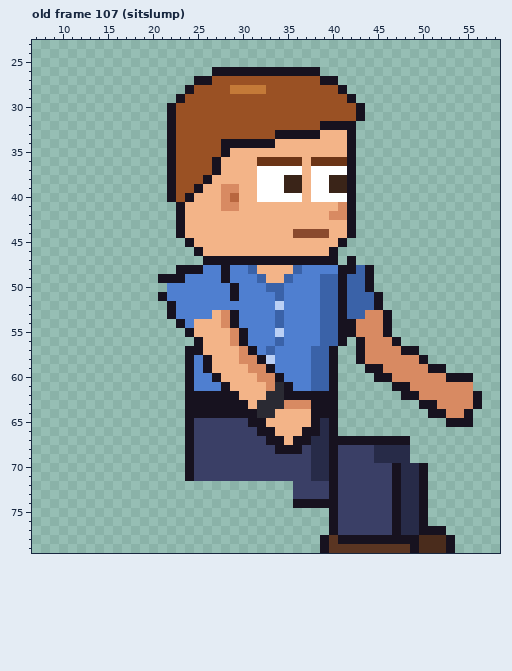
Two states of a pixel-art file, sprites/custom/custom_intern_receding_right_anim.aseprite. Above is the file before it was changed.
64x80 pixels, 129 frames. Colours within 5 levels of each other are drawn and written as one. Shown: old frame 107 (sitslump): x 7..58, y 23..79. The commit also changed other frames, which this record leaves out.
After the commit:
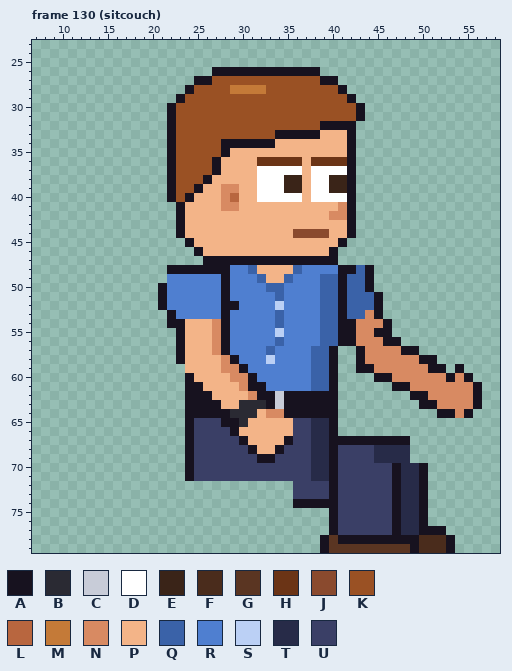
Palette (. is transparent): A #17121f  B #2a2a33  C #c8ccd8  D #ffffff  E #3a2418  F #4a2c1c  G #5a3522  H #6b3416  J #8a4a2e  K #9a5124  L #b8663f  M #c47a38  N #d88a62  P #f3b488  Q #3a62a8  R #4f7fd0  S #bbd0f5  T #272b48  U #3a3f66
A new or re-ordered frame is compared with the old frame closest to it.
What changed:
{"change": "frames 129 -> 135"}
{"where": "frame 130 (sitcouch) is new; against old frame 107 (sitslump), layers \"Watch\", \"Near Arm\", \"Back Arm\""}
{"frame":130,"y":47,"x":42,"old":"A","new":"."}
{"frame":130,"y":48,"x":22,"old":".","new":"A"}
{"frame":130,"y":48,"x":26,"old":"RR","new":"AA"}
{"frame":130,"y":49,"x":21,"old":"AAA","new":".RR"}
{"frame":130,"y":50,"x":21,"old":".","new":"A"}
{"frame":130,"y":50,"x":28,"old":"RA","new":"AR"}
{"frame":130,"y":51,"x":28,"old":"RA","new":"AR"}
{"frame":130,"y":52,"x":21,"old":".A","new":"AR"}
{"frame":130,"y":52,"x":28,"old":"RR","new":"AA"}
{"frame":130,"y":53,"x":27,"old":"PNA","new":"RAR"}
{"frame":130,"y":53,"x":45,"old":"NA","new":"A."}
{"frame":130,"y":54,"x":22,"old":".","new":"A"}
{"frame":130,"y":54,"x":24,"old":"R","new":"P"}
{"frame":130,"y":54,"x":27,"old":"PNA","new":"NAR"}
{"frame":130,"y":55,"x":23,"old":".A","new":"AP"}
{"frame":130,"y":55,"x":27,"old":"PPNA","new":"NARR"}
{"frame":130,"y":55,"x":45,"old":"N","new":"A"}
{"frame":130,"y":56,"x":23,"old":"..A","new":"APP"}
{"frame":130,"y":56,"x":27,"old":"PPNA","new":"NARR"}
{"frame":130,"y":56,"x":42,"old":".A","new":"AN"}
{"frame":130,"y":56,"x":46,"old":"N","new":"A"}
{"frame":130,"y":57,"x":23,"old":".AA","new":"APP"}
{"frame":130,"y":57,"x":27,"old":"PPPNA","new":"NARRR"}
{"frame":130,"y":58,"x":23,"old":".ARA","new":"APPP"}
{"frame":130,"y":58,"x":28,"old":"PPNNA","new":"NARRR"}
{"frame":130,"y":58,"x":51,"old":".","new":"A"}
{"frame":130,"y":59,"x":24,"old":"ARA","new":"PPP"}
{"frame":130,"y":59,"x":28,"old":"PPPNNA","new":"NNARRR"}
{"frame":130,"y":59,"x":43,"old":".","new":"A"}
{"frame":130,"y":59,"x":45,"old":"A","new":"N"}
{"frame":130,"y":59,"x":54,"old":".","new":"A"}
{"frame":130,"y":60,"x":25,"old":"RRA","new":"PPP"}
{"frame":130,"y":60,"x":29,"old":"PPPNNA","new":"NNARRR"}
{"frame":130,"y":60,"x":54,"old":"A","new":"N"}
{"frame":130,"y":61,"x":25,"old":"RRRA","new":"APPP"}
{"frame":130,"y":61,"x":30,"old":"PPPNBA","new":"NAARRR"}
{"frame":130,"y":61,"x":56,"old":".","new":"A"}
{"frame":130,"y":62,"x":27,"old":"AAA","new":"PPP"}
{"frame":130,"y":62,"x":31,"old":"PPBB","new":"NAAC"}
{"frame":130,"y":62,"x":48,"old":"A","new":"."}
{"frame":130,"y":62,"x":50,"old":"N","new":"A"}
{"frame":130,"y":63,"x":28,"old":"AAAP","new":"PPBB"}
{"frame":130,"y":63,"x":33,"old":"BBNNN","new":"ACAAA"}
{"frame":130,"y":64,"x":29,"old":"AAABBPPPP","new":"BBBPNNAAA"}
{"frame":130,"y":64,"x":51,"old":"A","new":"."}
{"frame":130,"y":64,"x":53,"old":"N","new":"A"}
{"frame":130,"y":65,"x":28,"old":"UUUAA","new":"AABPP"}
{"frame":130,"y":65,"x":36,"old":"PPA","new":"UUT"}
{"frame":130,"y":65,"x":53,"old":"AAA","new":"..."}
{"frame":130,"y":66,"x":29,"old":"UUUAA","new":"APPPP"}
{"frame":130,"y":66,"x":36,"old":"PAA","new":"UUT"}
{"frame":130,"y":67,"x":30,"old":"UUUAAPAA","new":"APPPPAUU"}
{"frame":130,"y":68,"x":31,"old":"UUU","new":"APP"}
{"frame":130,"y":68,"x":35,"old":"AA","new":"UU"}
{"frame":130,"y":69,"x":32,"old":"UU","new":"AA"}
